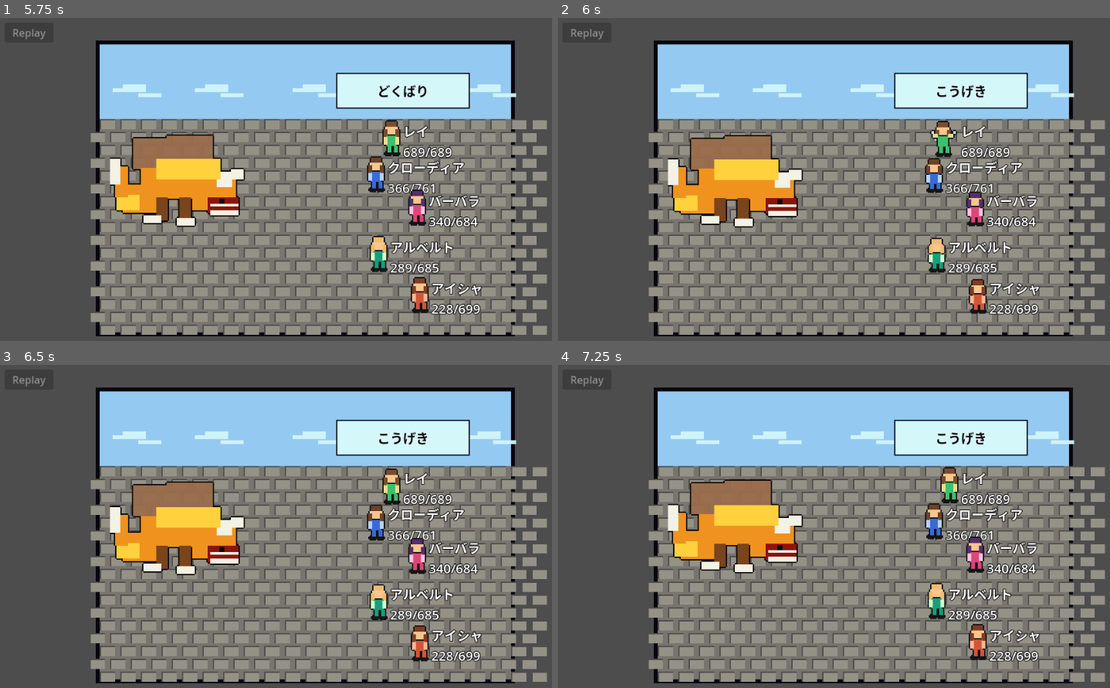
Above: before the commit, frames 1-4 (two rows, left to right).
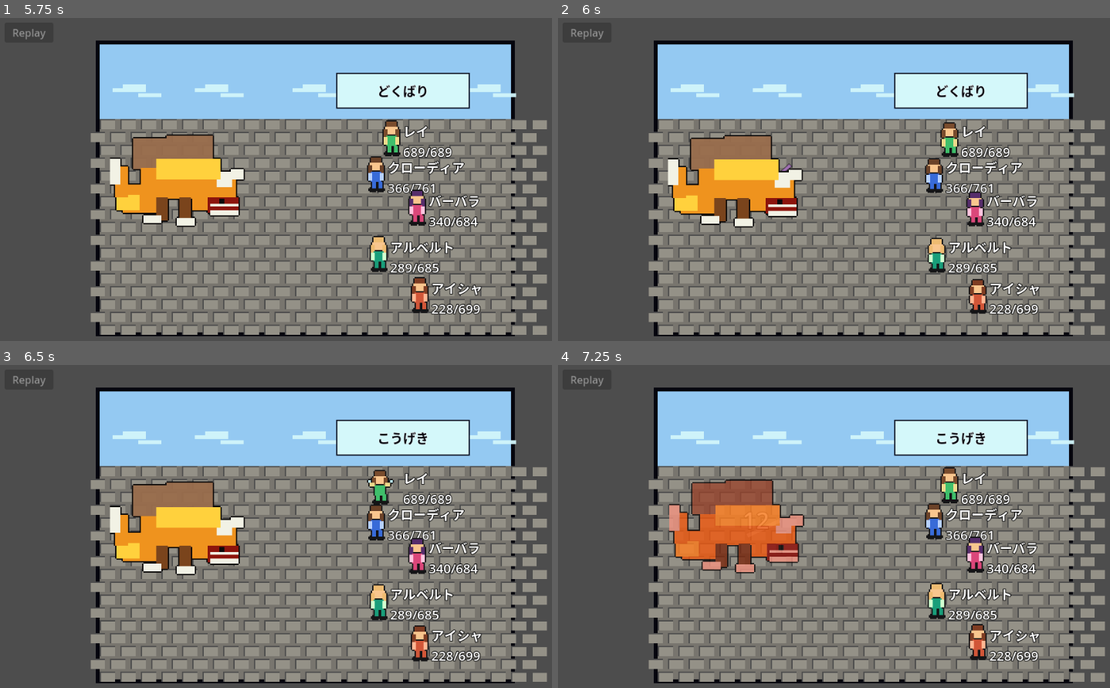
Above: after the commit, the same moments.

Repository: hayashikentaro/zam
Game: Godot game, scene res://scenes/battle_lab/RomancingStyleBattlePreview.tscn
The game is run twice, just before and just after one commit, with the same random seed, the same clock (stepped at 60 frames per second) and the same inputs. This scene is started directly instead of the project's main scene.
Inputs:
- Up to frame 1 (5.75 s): no input
- Up to frame 2 (6 s): no input
- Up to frame 3 (6.5 s): no input
- Up to frame 4 (7.25 s): no input

Frame 1 is identical in both runs. In frame 2, 0.6% of the frame differs, in the area x 40-78%, y 20-48%; in frame 3, 0.5%; in frame 4, 4.7%, in the area x 19-45%, y 35-65%.

Commit message:
Show status applied events in battle preview

Diff:
--- /dev/null
+++ b/godot/data/battle_lab/status-presentations.json
@@ -0,0 +1,14 @@
+{
+  "statuses": {
+    "poison": {
+      "label": "どく",
+      "fontColor": [0.82, 0.46, 1.0, 1.0],
+      "outlineColor": [0.0, 0.0, 0.0, 1.0],
+      "particleColor": [0.72, 0.25, 0.95, 0.95],
+      "offset": [-10, -18],
+      "rise": [0, -16],
+      "duration": 0.62,
+      "particleCount": 5
+    }
+  }
+}
--- a/godot/scripts/battle_lab/RomancingStyleBattlePreview.gd
+++ b/godot/scripts/battle_lab/RomancingStyleBattlePreview.gd
@@ -1,10 +1,13 @@
 extends Control
 
 const DEFAULT_VIRTUAL_SIZE := Vector2(320, 224)
+
+enum UiPhase { COMMAND_SELECT, ACTION_BANNER, EXECUTING, RESULT, FINISHED }
 
 @export_file("*.json") var sample_path := "res://samples/romancing-style-turn-result.json"
 @export_file("*.json") var presentation_path := "res://data/battle_lab/actor-presentations.json"
 @export_file("*.json") var action_presentation_path := "res://data/battle_lab/action-presentations.json"
+@export_file("*.json") var status_presentation_path := "res://data/battle_lab/status-presentations.json"
 @export_file("*.json") var ui_settings_path := "res://data/battle_lab/ui-settings.json"
 @export var action_delay := 0.5
 @export var damage_delay := 0.75
@@ -14,6 +17,7 @@
 var origin := Vector2.ZERO
 var presentation_data: Dictionary = {}
 var action_presentation_data: Dictionary = {}
+var status_presentation_data: Dictionary = {}
 var ui_settings: Dictionary = {}
 var actor_views: Dictionary = {}
 var actor_data: Dictionary = {}
@@ -30,6 +34,7 @@
 var status_layer: Control
 var effects_layer: Control
 var replay_button: Button
+var ui_phase := UiPhase.COMMAND_SELECT
 var is_playing := false
 
 func _ready() -> void:
@@ -99,6 +104,7 @@
 	var payload := _load_json(sample_path)
 	presentation_data = _load_json(presentation_path)
 	action_presentation_data = _load_json(action_presentation_path)
+	status_presentation_data = _load_json(status_presentation_path)
 	if payload.is_empty():
 		_show_banner("Failed to load sample")
 		is_playing = false
@@ -114,6 +120,15 @@
 			var data: Dictionary = actor_data.get(target_id, {})
 			if not data.is_empty():
 				data["hp"] = int(event.get("hpBefore", 0))
+				actor_data[target_id] = data
+		elif event.get("type") == "status_applied":
+			var target_id := str(event.get("targetId", ""))
+			var status_id := str(event.get("statusId", ""))
+			var data: Dictionary = actor_data.get(target_id, {})
+			if not data.is_empty():
+				var status_ids: Array = data.get("statusIds", [])
+				status_ids.erase(status_id)
+				data["statusIds"] = status_ids
 				actor_data[target_id] = data
 
 	_spawn_actors()
@@ -127,6 +142,7 @@
 
 	await _play_events(payload.get("events", []))
 
+	_set_ui_phase(UiPhase.FINISHED)
 	replay_button.disabled = false
 	is_playing = false
 
@@ -231,6 +247,7 @@
 		"teamId": str(actor.get("teamId", "")),
 		"hp": int(stats.get("hp", 0)),
 		"maxHp": int(stats.get("maxHp", 0)),
+		"statusIds": actor.get("statusIds", []),
 	}
 	if str(actor.get("teamId", "")) == "enemy":
 		enemy_order.append(actor_id)
@@ -293,9 +310,12 @@
 				await _show_damage(event)
 			"heal":
 				await _show_heal(event)
+			"status_applied":
+				await _show_status_applied(event)
 			"death":
 				await _show_death(event)
 			"battle_end":
+				_set_ui_phase(UiPhase.FINISHED)
 				_show_banner("WINNER  " + str(event.get("winnerTeamId", "")))
 				await _wait(_setting_float("timing/actionDelay", action_delay))
 			_:
@@ -305,7 +325,7 @@
 	var actor_id := str(event.get("actorId", ""))
 	var action_id := str(event.get("actionId", ""))
 	active_action_id = action_id
-	menu_panel.visible = false
+	_set_ui_phase(UiPhase.ACTION_BANNER)
 	_show_banner(_action_name(action_id))
 	var actor = actor_views.get(actor_id)
 	if actor:
@@ -321,6 +341,7 @@
 	await _wait(_setting_float("timing/actionDelay", action_delay))
 
 func _show_damage(event: Dictionary) -> void:
+	_set_ui_phase(UiPhase.EXECUTING)
 	var target_id := str(event.get("targetId", ""))
 	var amount := int(event.get("amount", 0))
 	var target = actor_views.get(target_id)
@@ -340,6 +361,7 @@
 	await _wait(_setting_float("timing/damageDelay", damage_delay))
 
 func _show_heal(event: Dictionary) -> void:
+	_set_ui_phase(UiPhase.EXECUTING)
 	var target_id := str(event.get("targetId", ""))
 	var amount := int(event.get("amount", 0))
 	var target = actor_views.get(target_id)
@@ -354,6 +376,26 @@
 		_update_status_overlay()
 
 	await _wait(_setting_float("timing/damageDelay", damage_delay))
+
+func _show_status_applied(event: Dictionary) -> void:
+	_set_ui_phase(UiPhase.RESULT)
+	var target_id := str(event.get("targetId", ""))
+	var status_id := str(event.get("statusId", ""))
+	var data: Dictionary = actor_data.get(target_id, {})
+	if not data.is_empty():
+		var status_ids: Array = data.get("statusIds", [])
+		if not status_ids.has(status_id):
+			status_ids.append(status_id)
+		data["statusIds"] = status_ids
+		actor_data[target_id] = data
+		_update_status_overlay()
+
+	var target = actor_views.get(target_id)
+	if target:
+		_show_status_popup(target, status_id)
+		_show_status_particles(target, status_id)
+
+	await _wait(_setting_float("timing/actionDelay", action_delay))
 
 func _show_death(event: Dictionary) -> void:
 	var target = actor_views.get(str(event.get("targetId", "")))
@@ -436,6 +478,41 @@
 		tween.parallel().tween_property(mote, "modulate:a", 0.0, 0.36)
 		tween.tween_callback(mote.queue_free)
 
+func _show_status_popup(target: TextureRect, status_id: String) -> void:
+	var status := _status_presentation(status_id)
+	var label := Label.new()
+	label.text = str(status.get("label", status_id))
+	label.add_theme_font_size_override("font_size", int(_setting_int("labels/floatingDamage/fontSize", 18) * scale_factor))
+	label.add_theme_color_override("font_color", _color_from_array(status.get("fontColor", [0.82, 0.46, 1.0, 1.0]), Color(0.82, 0.46, 1.0, 1.0)))
+	label.add_theme_constant_override("outline_size", max(2, int(2 * scale_factor)))
+	label.add_theme_color_override("font_outline_color", _color_from_array(status.get("outlineColor", [0.0, 0.0, 0.0, 1.0]), Color.BLACK))
+	var offset := _vector_from_array(status.get("offset", [-10, -18]), Vector2(-10, -18))
+	label.position = _to_screen(_actor_anchor(target, "hit_anchor") + offset)
+	effects_layer.add_child(label)
+
+	var duration := float(status.get("duration", 0.62))
+	var rise := _vector_from_array(status.get("rise", [0, -16]), Vector2(0, -16))
+	var tween := create_tween()
+	tween.tween_property(label, "position", label.position + rise * scale_factor, duration)
+	tween.parallel().tween_property(label, "modulate:a", 0.0, duration)
+	tween.tween_callback(label.queue_free)
+
+func _show_status_particles(target: TextureRect, status_id: String) -> void:
+	var status := _status_presentation(status_id)
+	var center := _to_screen(_actor_anchor(target, "hit_anchor"))
+	var count := int(status.get("particleCount", 5))
+	var color := _color_from_array(status.get("particleColor", [0.72, 0.25, 0.95, 0.95]), Color(0.72, 0.25, 0.95, 0.95))
+	for i in count:
+		var mote := ColorRect.new()
+		mote.color = color
+		mote.size = Vector2(2, 3) * scale_factor
+		mote.position = center + Vector2(-8 + i * 4, 4 - (i % 2) * 3) * scale_factor
+		effects_layer.add_child(mote)
+		var tween := create_tween()
+		tween.tween_property(mote, "position", mote.position + Vector2(-3 + i, -14 - i) * scale_factor, 0.42)
+		tween.parallel().tween_property(mote, "modulate:a", 0.0, 0.42)
+		tween.tween_callback(mote.queue_free)
+
 func _show_floating_number(amount: int, virtual_pos: Vector2, is_heal: bool) -> void:
 	var label := Label.new()
 	label.text = str(amount)
@@ -456,6 +533,21 @@
 	banner_label.text = text
 	banner_panel.visible = not text.is_empty()
 
+func _set_ui_phase(phase: int) -> void:
+	ui_phase = phase
+	match ui_phase:
+		UiPhase.COMMAND_SELECT:
+			menu_panel.visible = not menu_label.text.is_empty()
+			banner_panel.visible = false
+		UiPhase.ACTION_BANNER:
+			menu_panel.visible = false
+		UiPhase.EXECUTING:
+			menu_panel.visible = false
+		UiPhase.RESULT:
+			menu_panel.visible = false
+		UiPhase.FINISHED:
+			menu_panel.visible = false
+
 func _active_effect(fallback: String) -> String:
 	var actions: Dictionary = action_presentation_data.get("actions", {})
 	var action: Dictionary = actions.get(active_action_id, {})
@@ -464,7 +556,7 @@
 func _show_command_preview() -> void:
 	if menu_label.text.is_empty():
 		return
-	menu_panel.visible = true
+	_set_ui_phase(UiPhase.COMMAND_SELECT)
 	await _wait(float(action_presentation_data.get("commandPreviewSeconds", 0.65)))
 
 func _update_command_menu() -> void:
@@ -490,6 +582,13 @@
 	var messages: Dictionary = action_presentation_data.get("messages", {})
 	return str(messages.get(text_key, text_key))
 
+func _status_presentation(status_id: String) -> Dictionary:
+	var statuses: Dictionary = status_presentation_data.get("statuses", {})
+	return statuses.get(status_id, {})
+
+func _status_label(status_id: String) -> String:
+	return str(_status_presentation(status_id).get("label", status_id))
+
 func _update_status_overlay() -> void:
 	for child in status_layer.get_children():
 		child.queue_free()
@@ -500,7 +599,14 @@
 		if data.is_empty():
 			continue
 		var label := Label.new()
-		label.text = "%s\n%03d/%03d" % [data.get("name", actor_id), int(data.get("hp", 0)), int(data.get("maxHp", 0))]
+		var status_ids: Array = data.get("statusIds", [])
+		var status_text := ""
+		if not status_ids.is_empty():
+			var status_labels: Array[String] = []
+			for status_id in status_ids:
+				status_labels.append(_status_label(str(status_id)))
+			status_text = "\n" + " ".join(status_labels)
+		label.text = "%s\n%03d/%03d%s" % [data.get("name", actor_id), int(data.get("hp", 0)), int(data.get("maxHp", 0)), status_text]
 		label.add_theme_font_size_override("font_size", int(_setting_int("labels/status/fontSize", 10) * scale_factor))
 		label.add_theme_color_override("font_color", _setting_color("labels/status/fontColor", Color.WHITE))
 		label.add_theme_constant_override("outline_size", max(_setting_int("labels/status/outlineSize", 2), int(_setting_int("labels/status/outlineSize", 2) * scale_factor)))
Not shown, changed: godot/README.md
